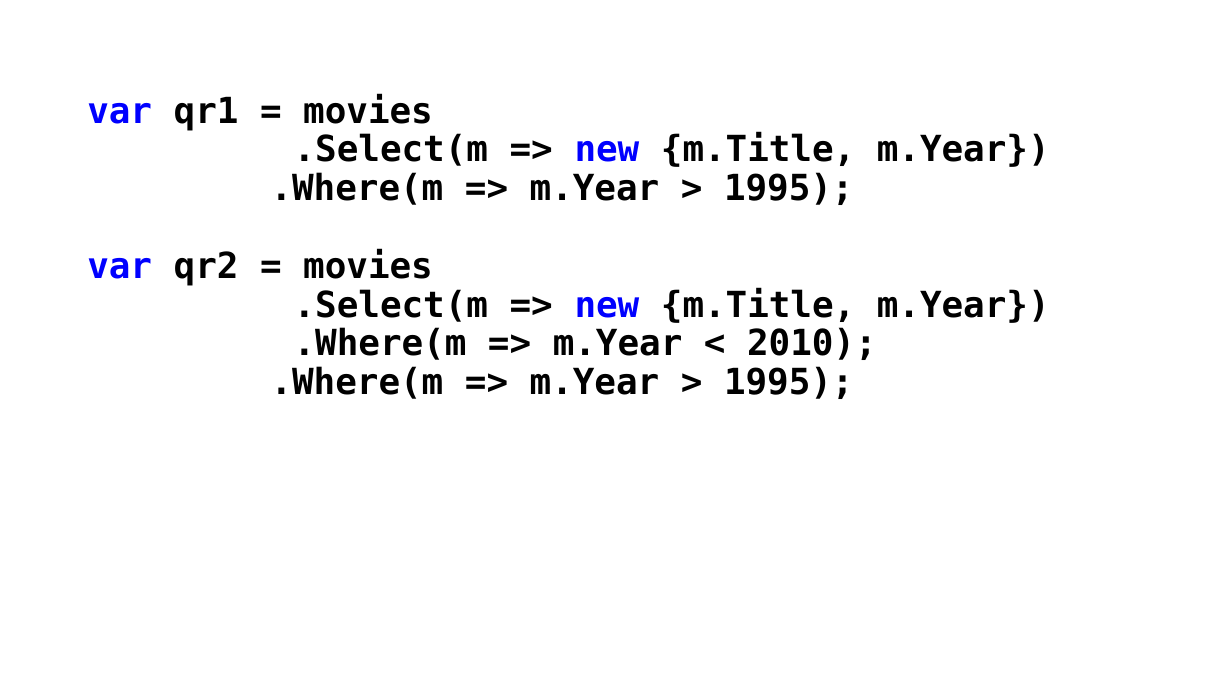
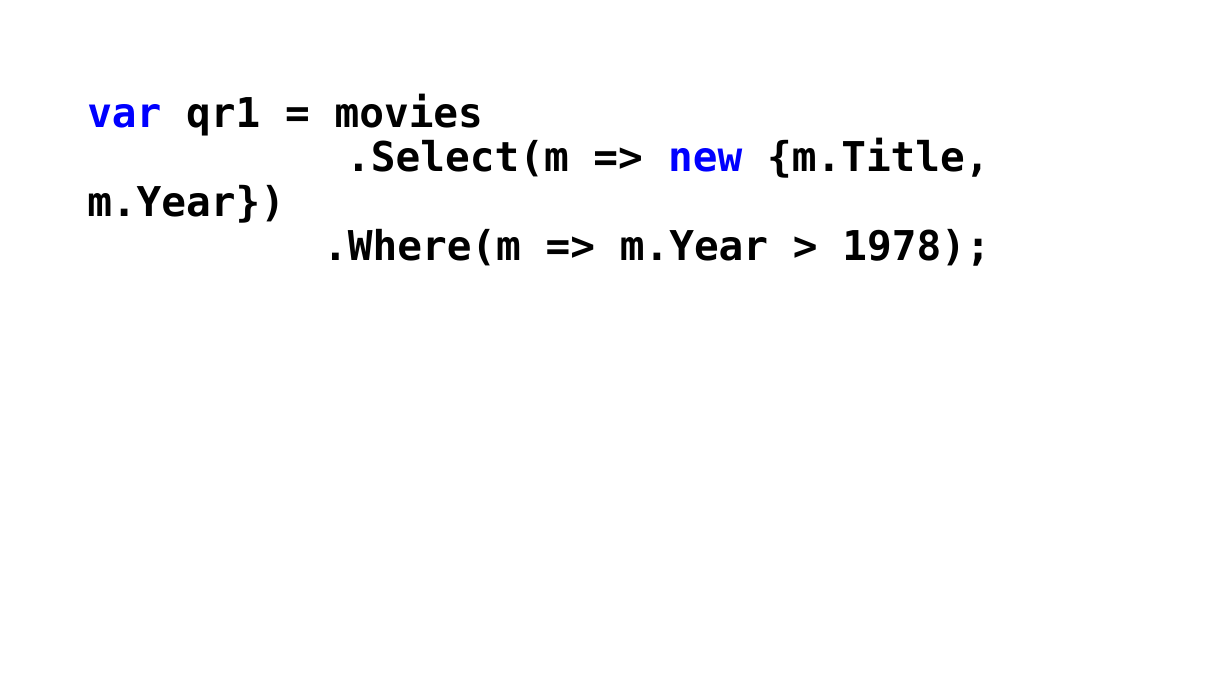
Before and after one commit to perslaursen/OOProg22, a slide deck: slide 59 of Chap/Prog03/Presentations/LINQ.pptx (slide 50 before the commit). Drawn at 1232x693 pixels with LibreOffice and Linux fonts; fonts in the diff are those of the drawing. Boxes give left, top, right and bottom in pixels: in the first picture for what was removed or moved away, otherwise in the second. Text is boxed around its words. In the diff, an @@ line names an element or a change of style, - is before the commit and + after.

```diff
--- a/Chap/Prog03/Presentations/LINQ.pptx
+++ b/Chap/Prog03/Presentations/LINQ.pptx
@@ text at bbox=[87, 93, 990, 223]: size 28 to 32 pt in "var qr1 = movies", ".Select(m => new {m.Title, m.Year})" @@
@@ text at bbox=[323, 228, 990, 266]: text changed; size 28 to 32 pt @@
-.Where(m => m.Year > 1995);
-var qr2 = movies
-.Select(m => new {m.Title, m.Year})
-.Where(m => m.Year < 2010);
-.Where(m => m.Year > 1995);
+.Where(m => m.Year > 1978);
```
Also in this commit, not shown: 1 other slide changed, 14 slides added, 1 slide removed, 22 other files.
